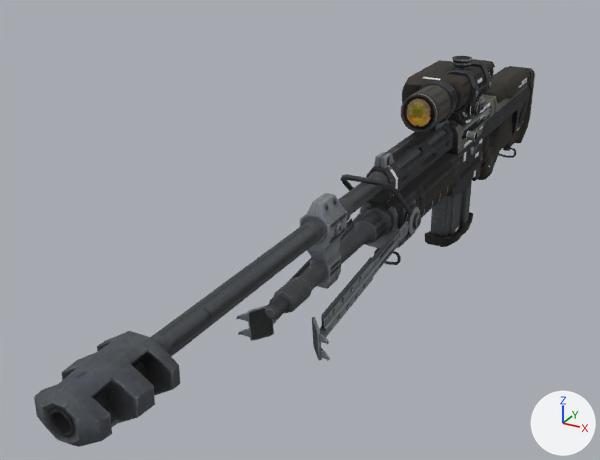
What one commit did to the FBX model Source Files/Halo Pack/Weapons/SRS99-AM/SRS99-AM 1stP Rigged.fbx.
Both versions are drawn from a 50 mm camera at (0.383, -1.385, 0.494) aimed at (-0.103, -0.502, 0.052). Lighting does not change. The marker at lower right points along +X, +Y and +Z. Where no turn or scale is listed for an object, it has been applied to the vertices.

Objects in the first picture: 'Bolt', 'Magazine1', 'Magazine2', 'MainBody'.
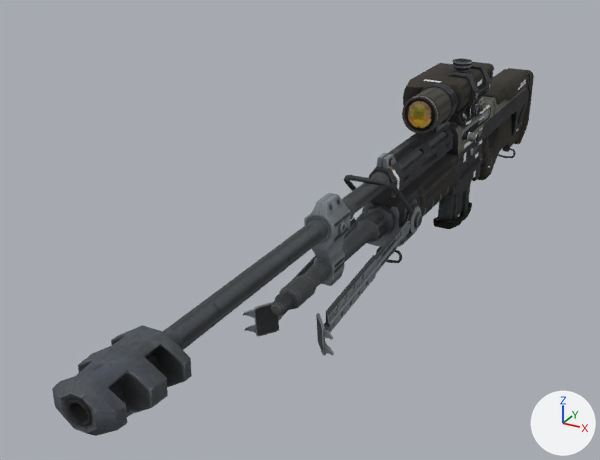
Edits to the bpy script that builds the scene:
```text
Add me_mainbody_003:
    me_mainbody_003.from_pydata(...)  # 756 vertices, 1284 faces; spans x -0.0166..0.0178, y -0.0541..0.0512, z -0.0287..0.0587
    # faces by material slot: [1268, 16]
    me_mainbody_003.materials.append(mat_mainbody)  # picture img_sniper_rifle_diffuse_png
    me_mainbody_003.materials.append(mat_decals)  # white #e7e7e7
Remove ob_magazine2:
    ob_magazine2 = bpy.data.objects.new('Magazine2', me_mainbody_000)
    ob_magazine2.location = (0.0, -0.19, -0.022)
Change ob_mainbody:
    ob_mainbody.location: (0.008, -0.039, 0.018) -> (0.007, -0.041, 0.018)
    ob_mainbody.scale: (0.0226, 0.0226, 0.0226) -> (0.0221, 0.0221, 0.0221)
Change ob_magazine1:
    ob_magazine1.location: (0.0, -0.19, -0.022) -> (-0.001, -0.173, -0.009)
Change ob_bolt:
    ob_bolt.location: (0.034, -0.224, 0.127) -> (0.036, -0.223, 0.124)
Add ob_magazine_2:
    ob_magazine_2 = bpy.data.objects.new('Magazine 2', me_mainbody_003)
    ob_magazine_2.location = (-0.001, -0.173, -0.009)
```

Pixel boxes (x1, y1, x2, y2) of what changed, in the pictures (600 x 460 px):
'MainBody', moved, rescaled
    before: (34, 56, 535, 447)
    after: (52, 58, 534, 436)
'Magazine1', moved
    before: (425, 189, 472, 247)
    after: (433, 190, 471, 229)
'Magazine2', deleted
    before: (425, 180, 473, 238)
    faces in mat_mainbody (picture img_sniper_rifle_diffuse_png): (425, 180, 473, 238)
'Bolt', moved
    before: (462, 118, 483, 141)
    after: (462, 119, 484, 143)
'Magazine 2', added
    after: (434, 187, 472, 228)
    faces in mat_mainbody (picture img_sniper_rifle_diffuse_png): (434, 187, 472, 228)
